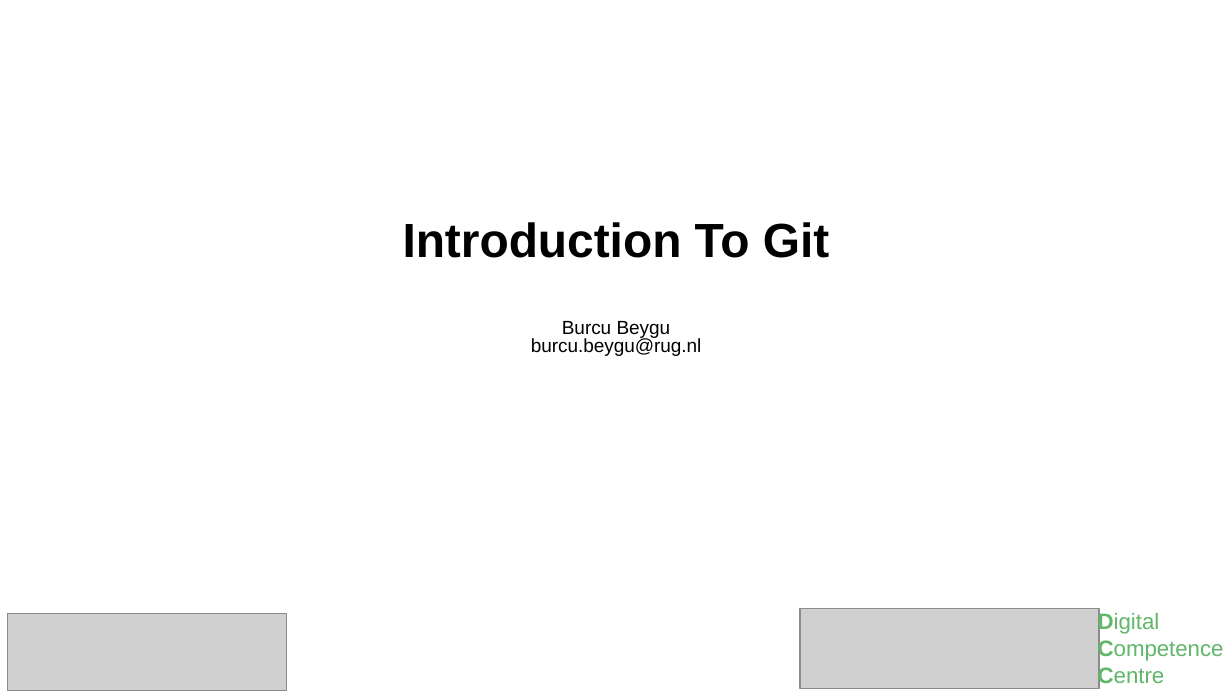
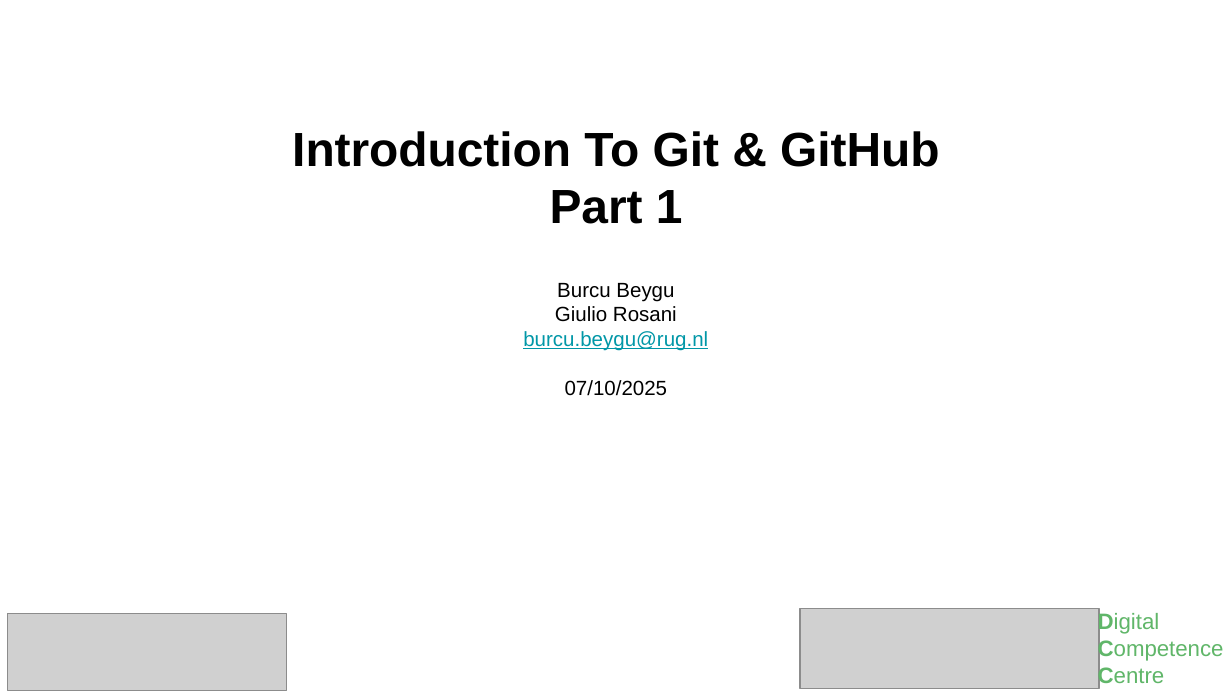
Before and after one commit to RUG-DCC-Research-Software/introduction_to_git_github, a slide deck: slide 1 of 07102025-Introduction_to_git_kapteyn.pptx. Drawn at 1232x693 pixels with LibreOffice and Linux fonts; fonts in the diff are those of the drawing; grey boxes stand for pictures. Boxes give left, top, right and bottom in pixels: in the first picture for what was removed or moved away, otherwise in the second. Text is boxed around its words. In the diff, an @@ line names an element or a change of style, - is before the commit and + after.

```diff
--- a/07102025-Introduction_to_git_kapteyn.pptx
+++ b/07102025-Introduction_to_git_kapteyn.pptx
@@ title at bbox=[292, 131, 939, 224]: text changed @@
-Introduction To Git
+Introduction To Git & GitHub
+Part 1
@@ subtitle at bbox=[523, 283, 708, 351]: size 11.1 to 12 pt in "Burcu Beygu", "burcu.beygu@rug.nl"; text colour #000000 to #0097A7, underline on in "burcu.beygu@rug.nl"; line spacing 0.8 to 1 @@
@@ subtitle at bbox=[555, 306, 677, 322]: paragraph added @@
+Giulio Rosani
@@ subtitle at bbox=[565, 380, 668, 396]: paragraph added @@
+07/10/2025
```
Also in this commit, not shown: 11 other slides changed, 3 slides added.
